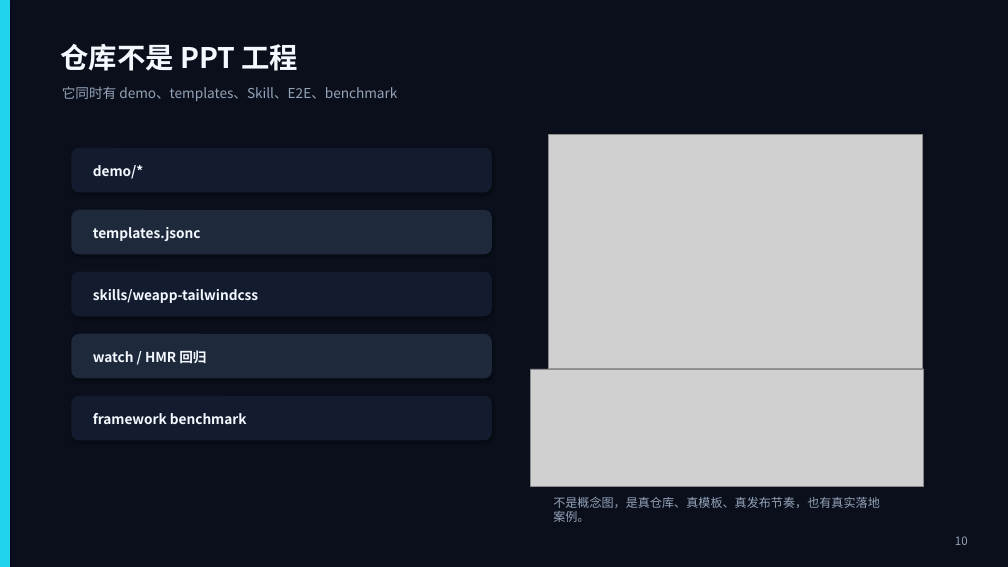
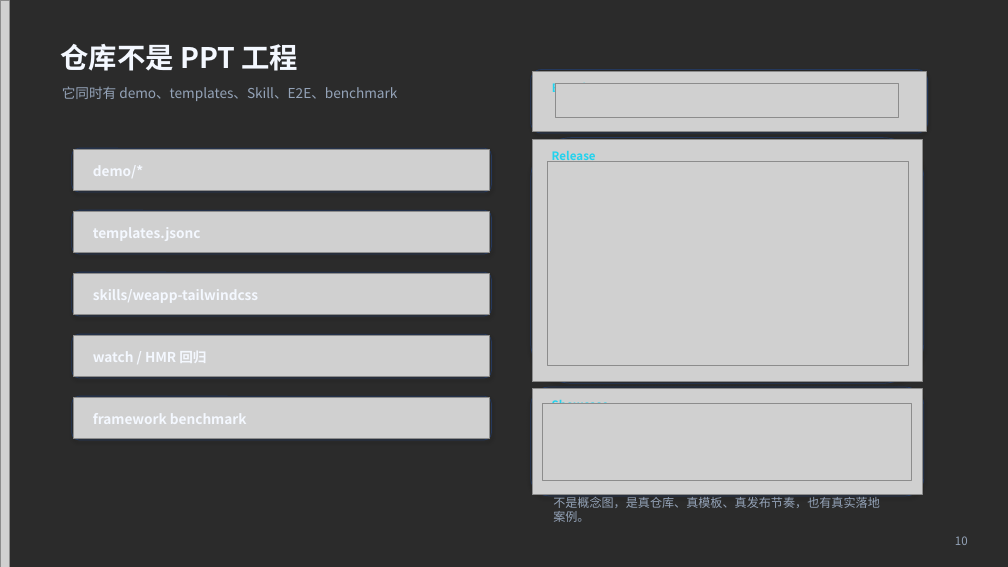
Before and after one commit to sonofmagic/weapp-tailwindcss, a slide deck: slide 10 of talk/2026-04-02-live/2026-04-02-live-deck.pptx. Drawn at 1008x567 pixels with LibreOffice and Linux fonts; fonts in the diff are those of the drawing; grey boxes stand for pictures; background and template pictures are left out; a plain dark background stands for a picture behind light text. Boxes give left, top, right and bottom in pixels: in the first picture for what was removed or moved away, otherwise in the second. Text is boxed around its words. In the diff, an @@ line names an element or a change of style, - is before the commit and + after.

```diff
--- a/talk/2026-04-02-live/2026-04-02-live-deck.pptx
+++ b/talk/2026-04-02-live/2026-04-02-live-deck.pptx
@@ background #0A0F1B to picture (left out) @@
@@ rectangle removed at (0,0,9,567) @@
@@ picture added at (0,0,9,567) @@
@@ rounded rectangle added at (531,70,928,133), outline #24385C 0.75 pt @@
@@ picture added at (532,71,926,132) @@
@@ text added at (552,83,586,96), 11 pt, text #22D3EE, bold @@
+Brand
@@ picture added at (555,83,899,118) @@
@@ rounded rectangle added at (531,138,924,383), outline #24385C 0.75 pt @@
@@ picture added at (532,139,923,382) @@
@@ picture added at (73,150,490,191) @@
@@ picture: place and size @@
-picture at (548,135,923,369)
+picture at (547,162,909,366)
@@ text added at (552,151,596,162), 11 pt, text #22D3EE, bold @@
+Release
@@ rounded rectangle at (72,210,492,254): fill #1E293B to none; outline #1E293B 0.75 pt to #24385C 0.75 pt @@
@@ picture added at (73,212,490,253) @@
@@ picture added at (73,274,490,315) @@
@@ rounded rectangle at (72,334,492,378): fill #1E293B to none; outline #1E293B 0.75 pt to #24385C 0.75 pt @@
@@ picture added at (73,336,490,377) @@
@@ rounded rectangle added at (531,387,924,496), outline #24385C 0.75 pt @@
@@ picture added at (532,389,923,495) @@
@@ fill #131C2E to none; outline #131C2E 0.75 pt to #24385C 0.75 pt in 3 elements at (72,148,492,192), (72,272,492,316), (72,396,492,440) @@
@@ picture added at (73,398,490,439) @@
@@ picture: place and size @@
-picture at (531,369,924,486)
+picture at (543,404,912,481)
@@ text added at (552,400,609,404), 11 pt, text #22D3EE, bold @@
+Showcase
```
Also in this commit, not shown: 19 other slides changed, 5 other files.
